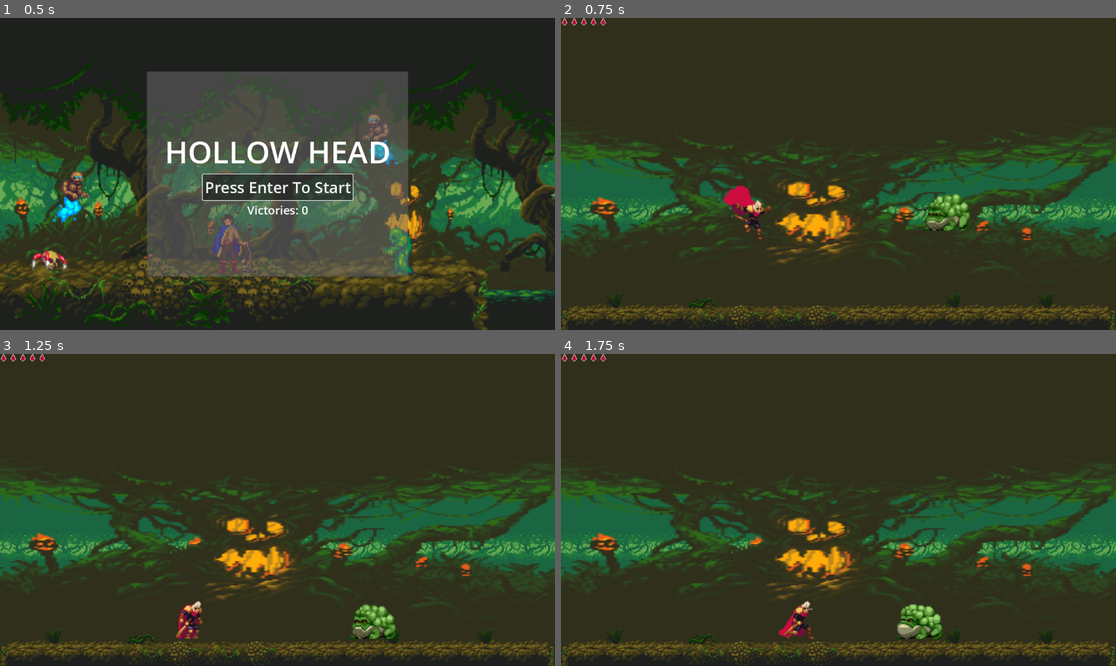
Above: before the commit, frames 1-4 (two rows, left to right).
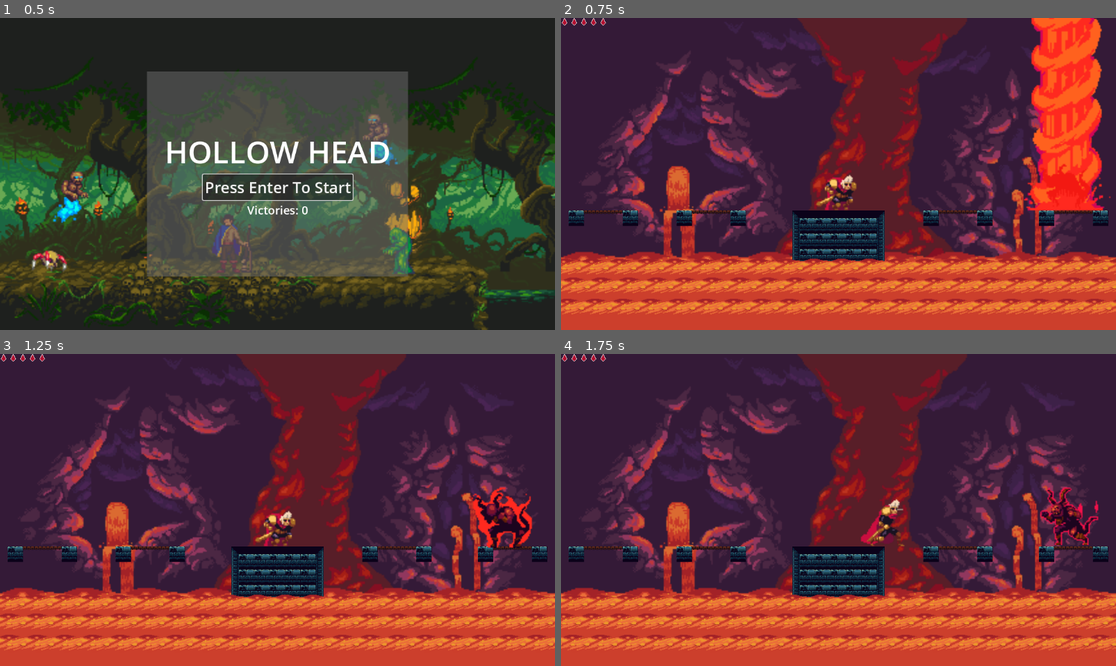
Above: after the commit, the same moments.

Repository: BenJenkyn/interactive-media-final-project
Game: Godot game, scene res://scenes/main.tscn
The game is run twice, just before and just after one commit, with the same random seed, the same clock (stepped at 60 frames per second) and the same inputs.
Inputs:
- Up to frame 1 (0.5 s): no input
- Up to frame 2 (0.75 s): click "Press Enter To Start" at 0.5 s
- Up to frame 3 (1.25 s): no input
- Up to frame 4 (1.75 s): hold D (move_right) from 1.28 s (still down); tap Space (attack) at 1.35 s; tap Up (jump) at 1.52 s

Frame 1 is identical in both runs. In frame 2, 100% of the frame differs, in the area x 0-100%, y 0-100%; in frame 3, 100%; in frame 4, 100%.

Commit message:
Add music to scenes and damage popup UI
Add four WAV music assets and their Godot import files (Menu Theme, Palace Attack Theme, Through Mountains, Intense Battle Theme). Hook each track into scenes by adding AudioStream ext_resources and AudioStreamPlayer2D nodes with autoplay in level1, level2, level3 and the main menu. Update main_menu.gd to start LEVEL3 by default. Implement a damage popup system in player.gd: create a dedicated CanvasLayer, _show_damage_popup() with a tweened label and fade-out, ensure the layer on ready, and call the popup from take_damage_and_respawn. (Also includes minor Godot scene load_steps updates.)

Diff:
--- a/hollow-head/scenes/levels/level1.tscn
+++ b/hollow-head/scenes/levels/level1.tscn
@@ -8,6 +8,7 @@
 [ext_resource type="Texture2D" uid="uid://c2d6bvm0egjlh" path="res://assets/background/1 Gothicvania Swamp files/Evironment/trees.png" id="5_dywbp"]
 [ext_resource type="PackedScene" uid="uid://blyuyu0w5k02s" path="res://scenes/UI/hud.tscn" id="6_1seuy"]
 [ext_resource type="PackedScene" uid="uid://dgtrng7x87fd3" path="res://scenes/player/toad.tscn" id="8_8a7m2"]
+[ext_resource type="AudioStream" uid="uid://d1r1xq376as2c" path="res://assets/music/Palace Attack Theme.wav" id="9_plydf"]
 
 [sub_resource type="TileSetAtlasSource" id="TileSetAtlasSource_dywbp"]
 texture = ExtResource("4_bfxgj")
@@ -472,3 +473,7 @@
 
 [node name="Enemy" parent="." instance=ExtResource("8_8a7m2")]
 position = Vector2(808, 394)
+
+[node name="AudioStreamPlayer2D" type="AudioStreamPlayer2D" parent="."]
+stream = ExtResource("9_plydf")
+autoplay = true
--- a/hollow-head/scenes/levels/level2.tscn
+++ b/hollow-head/scenes/levels/level2.tscn
@@ -6,6 +6,7 @@
 [ext_resource type="PackedScene" uid="uid://bl4wv2qpthcg1" path="res://scenes/player/dragon.tscn" id="1_ok6xr"]
 [ext_resource type="Texture2D" uid="uid://h4ipbtojb746" path="res://assets/background/1 Gothicvania Church/ENVIRONMENT/tileset.png" id="2_71baw"]
 [ext_resource type="Texture2D" uid="uid://chsxmc4t0va46" path="res://assets/background/1 Gothicvania Church/Stomper Asset Files/environment/layers/tileset.png" id="3_71baw"]
+[ext_resource type="AudioStream" uid="uid://bci3ri4l5cxta" path="res://assets/music/Through Mountains.wav" id="7_dj4wq"]
 
 [sub_resource type="TileSetAtlasSource" id="TileSetAtlasSource_niitk"]
 texture = ExtResource("2_71baw")
@@ -207,3 +208,7 @@
 
 [node name="BottomLeftMarker" type="Marker2D" parent="." groups=["waypoints"]]
 position = Vector2(102, 467)
+
+[node name="AudioStreamPlayer2D" type="AudioStreamPlayer2D" parent="."]
+stream = ExtResource("7_dj4wq")
+autoplay = true
--- a/hollow-head/scenes/levels/level3.tscn
+++ b/hollow-head/scenes/levels/level3.tscn
@@ -8,6 +8,7 @@
 [ext_resource type="Texture2D" uid="uid://chsxmc4t0va46" path="res://assets/background/1 Gothicvania Church/Stomper Asset Files/environment/layers/tileset.png" id="3_f5jb5"]
 [ext_resource type="PackedScene" uid="uid://i8ted54dl21m" path="res://scenes/player/beast.tscn" id="6_frjko"]
 [ext_resource type="Texture2D" uid="uid://bvsqrl176636w" path="res://assets/background/1 lava-background/PNG/lava-tile.png" id="8_8w0pe"]
+[ext_resource type="AudioStream" uid="uid://4pve6dsg0crc" path="res://assets/music/Intense Battle Theme.wav" id="9_7eb4w"]
 
 [sub_resource type="TileSetAtlasSource" id="TileSetAtlasSource_sru4k"]
 texture = ExtResource("3_f5jb5")
@@ -162,4 +163,8 @@
 position = Vector2(588, 690)
 shape = SubResource("RectangleShape2D_8w0pe")
 
+[node name="AudioStreamPlayer2D" type="AudioStreamPlayer2D" parent="."]
+stream = ExtResource("9_7eb4w")
+autoplay = true
+
 [connection signal="area_exited" from="CanvasLayer/LavaArea2d" to="Player" method="_on_lava_area_2d_area_exited"]
--- a/hollow-head/scenes/levels/main_menu.gd
+++ b/hollow-head/scenes/levels/main_menu.gd
@@ -16,4 +16,4 @@
 	pass
 
 func _on_start_pressed():
-	level_state.change_state(level_state.LevelStateEnum.LEVEL1)
+	level_state.change_state(level_state.LevelStateEnum.LEVEL3)
--- a/hollow-head/scenes/levels/main_menu.tscn
+++ b/hollow-head/scenes/levels/main_menu.tscn
@@ -1,7 +1,8 @@
-[gd_scene load_steps=3 format=3 uid="uid://co3rijh2nllys"]
+[gd_scene load_steps=4 format=3 uid="uid://co3rijh2nllys"]
 
 [ext_resource type="Script" uid="uid://bulkrp38gw7rh" path="res://scenes/levels/main_menu.gd" id="1_721jg"]
 [ext_resource type="Texture2D" uid="uid://bweae3n8f5yaf" path="res://assets/background/1 Gothicvania Swamp files/PSD/preview.png" id="1_l6cm7"]
+[ext_resource type="AudioStream" uid="uid://cw1vwckw6ns2b" path="res://assets/music/Menu Theme.wav" id="3_721jg"]
 
 [node name="MainMenu" type="Node2D"]
 script = ExtResource("1_721jg")
@@ -60,3 +61,7 @@
 layout_mode = 2
 size_flags_horizontal = 4
 theme_override_font_sizes/font_size = 24
+
+[node name="Music" type="AudioStreamPlayer2D" parent="."]
+stream = ExtResource("3_721jg")
+autoplay = true
--- a/hollow-head/scripts/player.gd
+++ b/hollow-head/scripts/player.gd
@@ -65,6 +65,8 @@
 
 var movement_locked: bool = false
 
+var damage_popup_layer: CanvasLayer = null
+
 func _ready() -> void:
 	max_health = player_state.max_health
 	current_health = player_state.current_health
@@ -80,6 +82,8 @@
 	player_state.health_changed.emit(current_health, max_health)
 
 	_ensure_pause_action_binding()
+	_ensure_damage_popup_layer()
+
 	attack_area.monitoring = false
 	attack_shape.disabled = true
 	dash_timer.one_shot = true
@@ -96,6 +100,40 @@
 		var pause_event := InputEventKey.new()
 		pause_event.physical_keycode = KEY_ESCAPE
 		InputMap.action_add_event("pause", pause_event)
+
+func _ensure_damage_popup_layer() -> void:
+	if damage_popup_layer != null:
+		return
+
+	damage_popup_layer = CanvasLayer.new()
+	damage_popup_layer.layer = 100
+	add_child(damage_popup_layer)
+
+func _show_damage_popup(amount: int) -> void:
+	if damage_popup_layer == null:
+		return
+
+	var label := Label.new()
+	label.text = "-" + str(amount)
+	label.z_index = 100
+	label.position = Vector2(40, 40)
+	label.modulate = Color(1, 0.2, 0.2, 1)
+
+	label.add_theme_font_size_override("font_size", 28)
+	label.add_theme_color_override("font_color", Color(1, 0.2, 0.2, 1))
+	label.add_theme_color_override("font_outline_color", Color(0, 0, 0, 1))
+	label.add_theme_constant_override("outline_size", 4)
+
+	damage_popup_layer.add_child(label)
+
+	var tween := create_tween()
+	tween.set_parallel(true)
+	tween.tween_property(label, "position", label.position + Vector2(0, -40), 0.5)
+	tween.tween_property(label, "modulate:a", 0.0, 0.5)
+	tween.finished.connect(func():
+		if is_instance_valid(label):
+			label.queue_free()
+	)
 
 func _physics_process(delta: float) -> void:
 	if pause_toggle_lock_frames > 0:
@@ -483,6 +521,7 @@
 	player_state.apply_damage(amount)
 	current_health = player_state.current_health
 	print("Player health: ", current_health)
+	_show_damage_popup(amount)
 
 	if player_state.current_health <= 0:
 		change_state(PlayerState.DEAD)
Not shown, added: hollow-head/assets/music/Intense Battle Theme.wav.import
Not shown, added: hollow-head/assets/music/Menu Theme.wav.import
Not shown, added: hollow-head/assets/music/Palace Attack Theme.wav.import
Not shown, added: hollow-head/assets/music/Through Mountains.wav.import
Not shown: 1 places in hollow-head/scenes/levels/level1.tscn that only renumber resources
Not shown: 1 places in hollow-head/scenes/levels/level2.tscn that only renumber resources
Not shown: 1 places in hollow-head/scenes/levels/level3.tscn that only renumber resources
Not shown, added: hollow-head/assets/music/Intense Battle Theme.wav
Not shown, added: hollow-head/assets/music/Menu Theme.wav
Not shown, added: hollow-head/assets/music/Palace Attack Theme.wav
Not shown, added: hollow-head/assets/music/Through Mountains.wav
